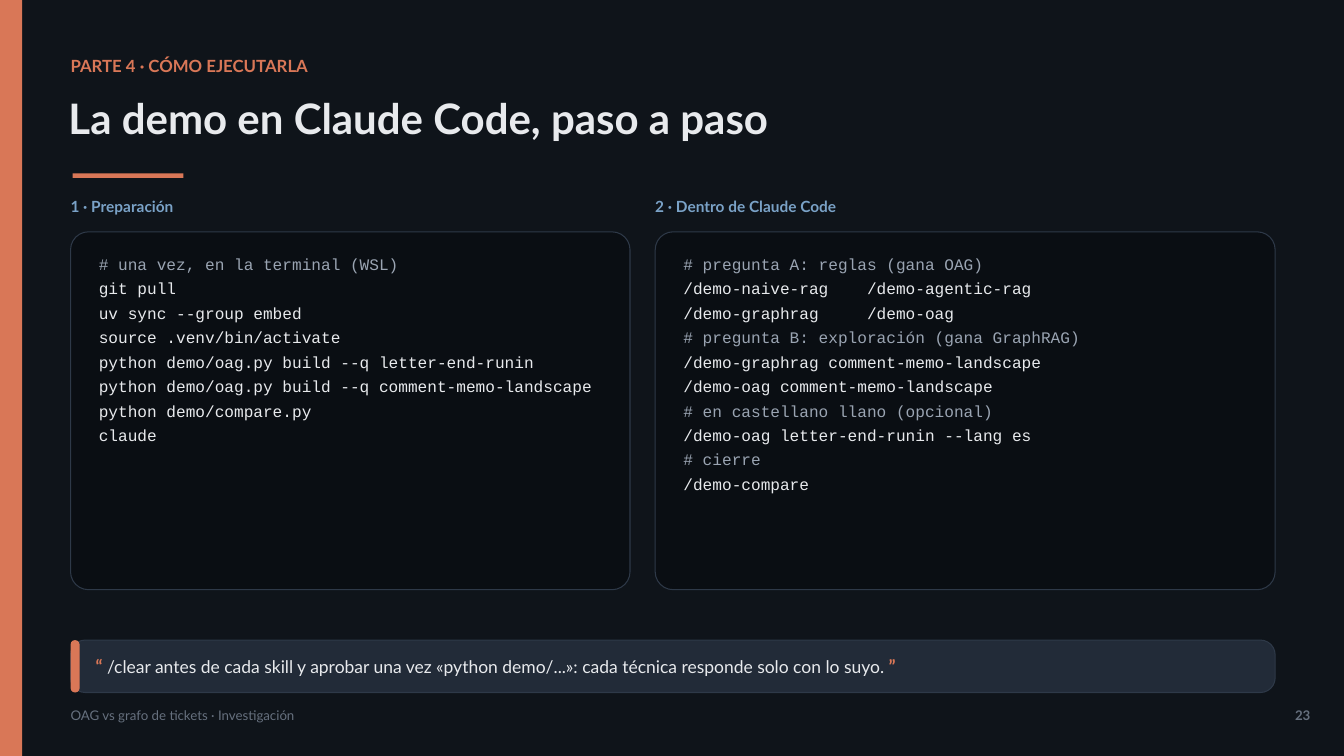
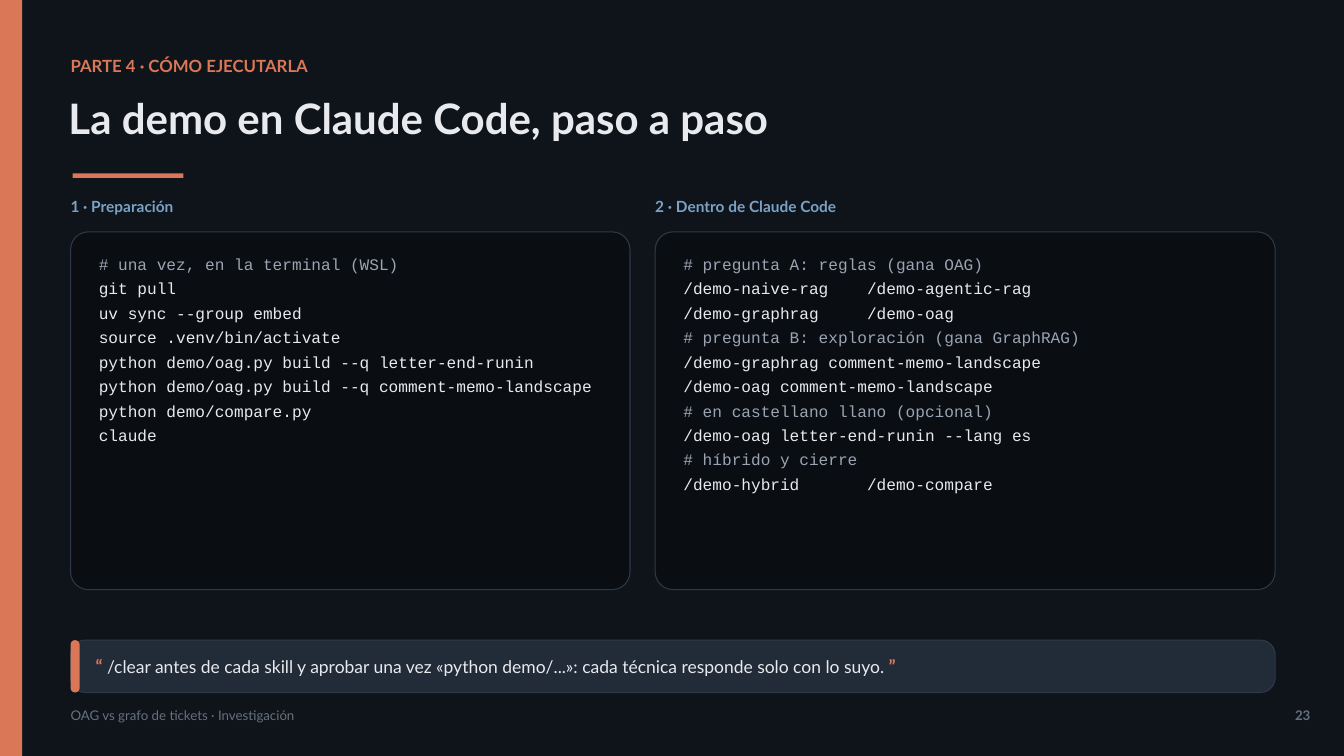
Before and after one commit to olonok69/oag_vs_kg_ml_engineer, a slide deck: slide 23 of presentacion/OAG_vs_KG_Presentacion.pptx. Drawn at 1344x756 pixels with LibreOffice and Linux fonts; fonts in the diff are those of the drawing. Boxes give left, top, right and bottom in pixels: in the first picture for what was removed or moved away, otherwise in the second. Text is boxed around its words. In the diff, an @@ line names an element or a change of style, - is before the commit and + after.

Commit message:
Add a GraphRAG + OAG hybrid to the demo

```diff
--- a/presentacion/OAG_vs_KG_Presentacion.pptx
+++ b/presentacion/OAG_vs_KG_Presentacion.pptx
@@ text at (683, 454, 993, 494): text changed @@
-# cierre
-/demo-compare
+# híbrido y cierre
+/demo-hybrid /demo-compare
```
Also in this commit, not shown: 7 other slides changed, 1 slide added, 24 other files.
